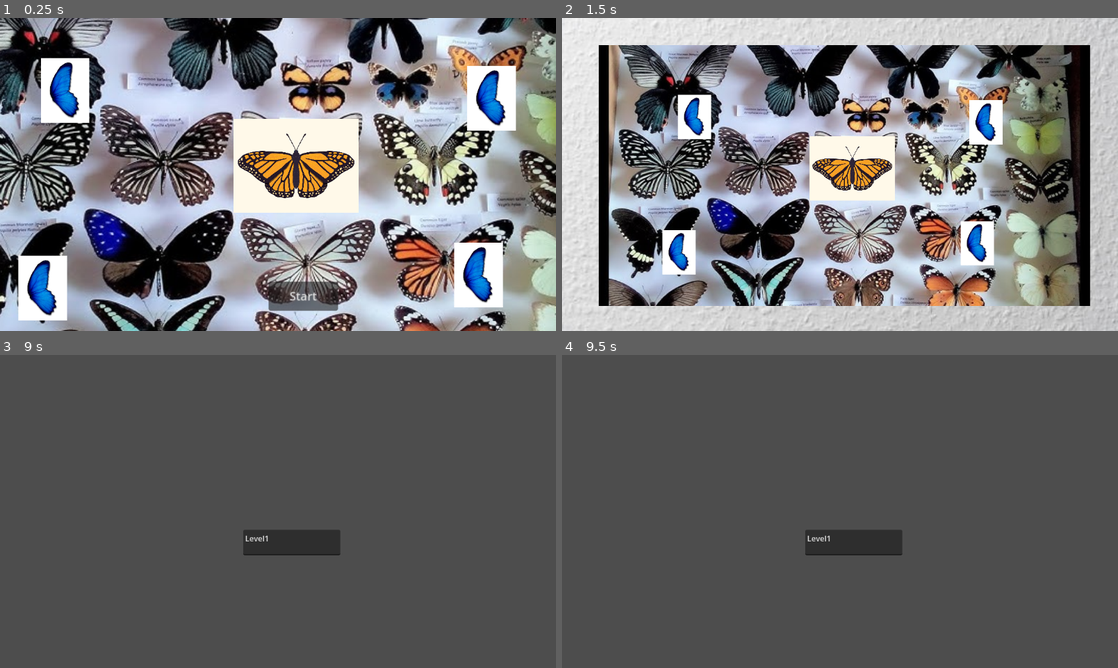
Above: before the commit, frames 1-4 (two rows, left to right).
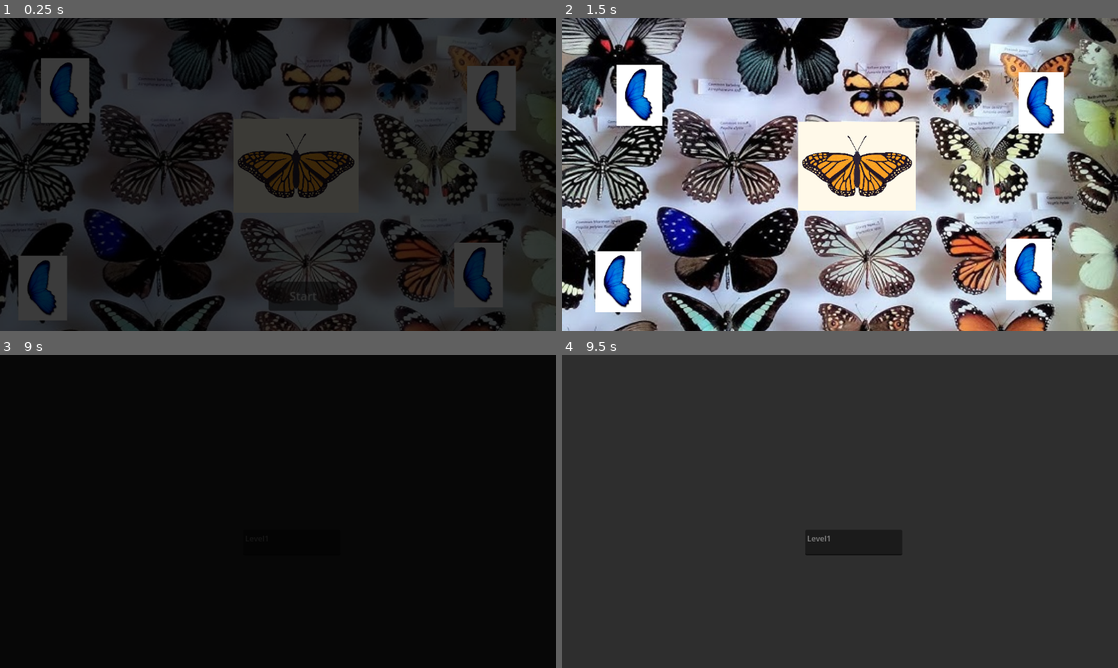
Above: after the commit, the same moments.

Repository: benitsch/Ludum-Dare-58
Game: Godot game, scene res://Scenes/title_screen.tscn
Two runs of this game, one before a commit and one after it. Both use one fixed random seed, a clock stepped at 60 frames per second and the inputs below.
Inputs (mouse positions are in pixels of both pictures, inside the frame that each line leads up to):
- Up to frame 1 (0.25 s): no input
- Up to frame 2 (1.5 s): click "Start" at 0.5 s; click (867, 296) at 1.25 s, where only the run after the commit has a clickable "Start"
- Up to frame 3 (9 s): tap Enter (ui_accept) at 2 s; move the mouse to (400, 495) at 2.02 s; hold Right (move_right) 2.03-2.75 s; hold Shift (dash) 2.03-2.75 s; click (400, 495) at 2.17 s; tap Space (jump) at 2.27, 5.27, 8.27 s; drag from (166, 527) to (250, 574) at 2.77 s; move the mouse to (333, 442) at 3.52 s; hold Right (move_right) 3.53-4.25 s; hold Shift (dash) 3.53-4.25 s; drag from (250, 574) to (111, 464) at 4.27 s; move the mouse to (444, 558) at 5.02 s; hold A (move_left) 5.03-5.75 s; hold Shift (dash) 5.03-5.75 s; drag from (111, 464) to (194, 433) at 5.77 s; move the mouse to (305, 511) at 6.52 s; hold A (move_left) 6.53-7.25 s; hold Shift (dash) 6.53-7.25 s; click (305, 511) at 6.67 s; drag from (194, 433) to (166, 527) at 7.27 s; move the mouse to (400, 495) at 8.02 s; hold Right (move_right) 8.03-8.75 s; hold Shift (dash) 8.03-8.75 s; drag from (166, 527) to (250, 574) at 8.77 s
- Up to frame 4 (9.5 s): no input

The runs differ from the first frame. In frame 1, 86% of the frame differs, in the area x 0-100%, y 0-100%; in frame 2, 88%; in frame 3, 100%; in frame 4, 99%.

Commit message:
add scene transition

Diff:
--- a/Scenes/level1.tscn
+++ b/Scenes/level1.tscn
@@ -1,6 +1,10 @@
-[gd_scene format=3 uid="uid://b3d4vqob358mo"]
+[gd_scene load_steps=3 format=3 uid="uid://b3d4vqob358mo"]
+
+[ext_resource type="Script" uid="uid://damk6nivavirp" path="res://Scenes/level_1.gd" id="1_vly50"]
+[ext_resource type="PackedScene" uid="uid://0axorjkbj4ng" path="res://Scenes/scene_transition_animation.tscn" id="2_c5erv"]
 
 [node name="Level1" type="Node2D"]
+script = ExtResource("1_vly50")
 
 [node name="TextEdit" type="TextEdit" parent="."]
 offset_left = 504.0
@@ -8,3 +12,5 @@
 offset_right = 705.0
 offset_bottom = 415.0
 text = "Level1"
+
+[node name="SceneTransitionAnimation" parent="." instance=ExtResource("2_c5erv")]
--- /dev/null
+++ b/Scenes/level_1.gd
@@ -0,0 +1,5 @@
+extends Node2D
+
+@onready var SceneTransitionAnimation = $SceneTransitionAnimation/AnimationPlayer
+func _ready() -> void:
+	SceneTransitionAnimation.play("fade_out")
--- /dev/null
+++ b/Scenes/scene_transition_animation.tscn
@@ -0,0 +1,72 @@
+[gd_scene load_steps=6 format=3 uid="uid://0axorjkbj4ng"]
+
+[ext_resource type="Script" uid="uid://7ch7xfln10js" path="res://Scripts/scene_transition_animation_player.gd" id="1_wqr5x"]
+
+[sub_resource type="Animation" id="Animation_wqr5x"]
+length = 0.001
+tracks/0/type = "value"
+tracks/0/imported = false
+tracks/0/enabled = true
+tracks/0/path = NodePath("ColorRect:color")
+tracks/0/interp = 1
+tracks/0/loop_wrap = true
+tracks/0/keys = {
+"times": PackedFloat32Array(0),
+"transitions": PackedFloat32Array(1),
+"update": 0,
+"values": [Color(0, 0, 0, 0)]
+}
+
+[sub_resource type="Animation" id="Animation_7y4hr"]
+resource_name = "fade_in"
+tracks/0/type = "value"
+tracks/0/imported = false
+tracks/0/enabled = true
+tracks/0/path = NodePath("ColorRect:color")
+tracks/0/interp = 1
+tracks/0/loop_wrap = true
+tracks/0/keys = {
+"times": PackedFloat32Array(0, 1),
+"transitions": PackedFloat32Array(1, 1),
+"update": 0,
+"values": [Color(0, 0, 0, 0), Color(0, 0, 0, 1)]
+}
+
+[sub_resource type="Animation" id="Animation_735qd"]
+resource_name = "fade_out"
+tracks/0/type = "value"
+tracks/0/imported = false
+tracks/0/enabled = true
+tracks/0/path = NodePath("ColorRect:color")
+tracks/0/interp = 1
+tracks/0/loop_wrap = true
+tracks/0/keys = {
+"times": PackedFloat32Array(0, 1),
+"transitions": PackedFloat32Array(1, 1),
+"update": 0,
+"values": [Color(0, 0, 0, 1), Color(0, 0, 0, 0)]
+}
+
+[sub_resource type="AnimationLibrary" id="AnimationLibrary_dadpg"]
+_data = {
+&"RESET": SubResource("Animation_wqr5x"),
+&"fade_in": SubResource("Animation_7y4hr"),
+&"fade_out": SubResource("Animation_735qd")
+}
+
+[node name="SceneTransitionAnimation" type="Node2D"]
+
+[node name="ColorRect" type="ColorRect" parent="."]
+offset_left = -39.0
+offset_top = -53.0
+offset_right = 1196.0
+offset_bottom = 708.0
+color = Color(0, 0, 0, 0)
+
+[node name="AnimationPlayer" type="AnimationPlayer" parent="."]
+libraries = {
+&"": SubResource("AnimationLibrary_dadpg")
+}
+script = ExtResource("1_wqr5x")
+
+[connection signal="animation_finished" from="AnimationPlayer" to="AnimationPlayer" method="_on_animation_finished"]
--- a/Scenes/title_screen.tscn
+++ b/Scenes/title_screen.tscn
@@ -13,6 +13,7 @@
 [ext_resource type="Script" uid="uid://cu3w44hcpf7c7" path="res://Scripts/main_butterfly.gd" id="10_o1e67"]
 [ext_resource type="Script" uid="uid://bwvucpmlmk0jw" path="res://Scripts/butterfly_wing.gd" id="11_sqelc"]
 [ext_resource type="Texture2D" uid="uid://bvvir6mcgcmcj" path="res://Images/butterfly_wing.jpg" id="11_w5sh6"]
+[ext_resource type="PackedScene" uid="uid://0axorjkbj4ng" path="res://Scenes/scene_transition_animation.tscn" id="14_ycay6"]
 
 [sub_resource type="Resource" id="Resource_bsy20"]
 script = ExtResource("6_w5sh6")
@@ -149,5 +150,7 @@
 texture = ExtResource("11_w5sh6")
 script = ExtResource("11_sqelc")
 
+[node name="SceneTransitionAnimation" parent="." instance=ExtResource("14_ycay6")]
+
 [connection signal="pressed" from="StartButton" to="." method="_on_start_button_pressed"]
 [connection signal="screen_exited" from="MainButterfly/VisibleOnScreenNotifier2D" to="." method="_on_visible_on_screen_notifier_2d_screen_exited"]
--- /dev/null
+++ b/Scripts/scene_transition_animation_player.gd
@@ -0,0 +1,7 @@
+extends AnimationPlayer
+
+func _on_animation_finished(anim_name: StringName) -> void:
+	if anim_name == "fade_out":
+		# Delete the whole animation Node after fade_out animation is done
+		# to allow user to click the "Start" button
+		$"..".queue_free()
--- a/Scripts/title_screen.gd
+++ b/Scripts/title_screen.gd
@@ -8,6 +8,8 @@
 var last_input_time := 0.0
 var input_cooldown := 0.5
 
+@onready var SceneTransitionAnimation = $SceneTransitionAnimation/AnimationPlayer
+
 func _ready() -> void:
 	wings = [
 		$ButterflyWing,
@@ -15,10 +17,11 @@
 		$ButterflyWing3,
 		$ButterflyWing4
 	]
+	SceneTransitionAnimation.play("fade_out")
 
 func _on_start_button_pressed() -> void:
+	userPressedStartButton = true
 	$Camera2D/AnimationPlayer.play("ZoomOut")
-	userPressedStartButton = true
 	$StartButton.queue_free()
 
 func _input(event: InputEvent) -> void:
Not shown, added: Scenes/level_1.gd.uid
Not shown: 1 places in Scenes/title_screen.tscn that only renumber resources
Not shown, added: Scripts/scene_transition_animation_player.gd.uid
